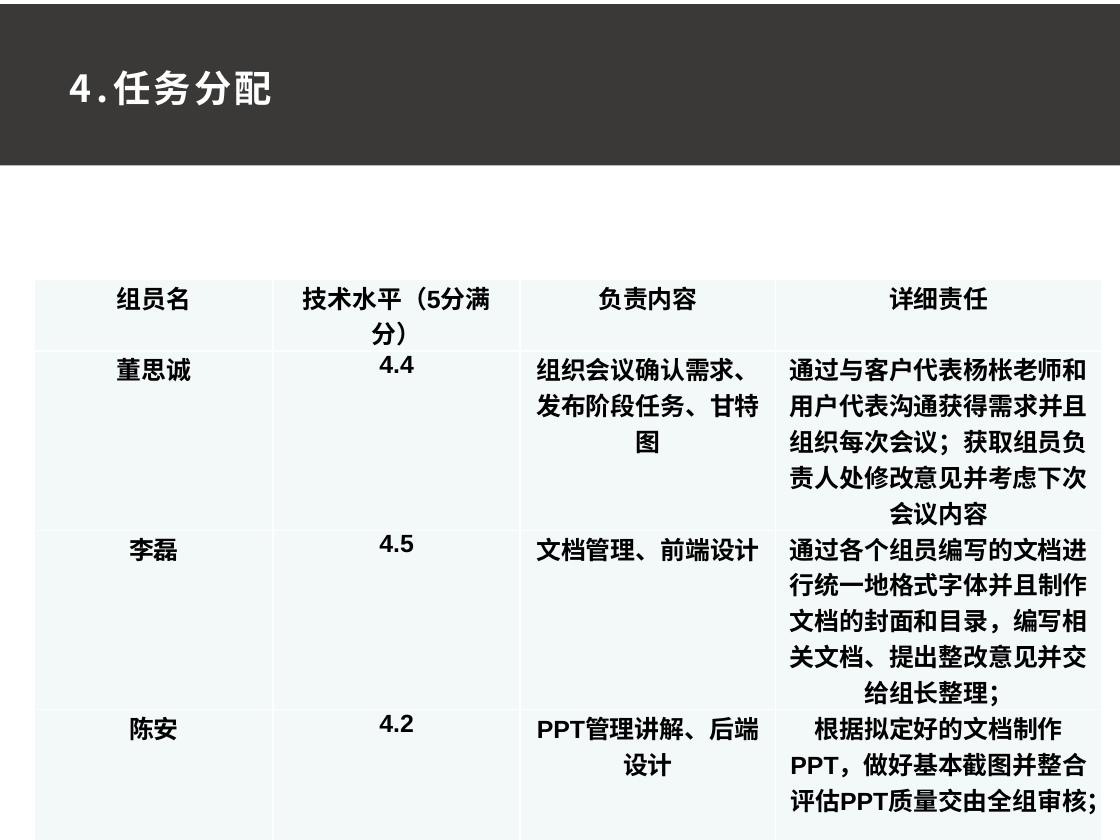
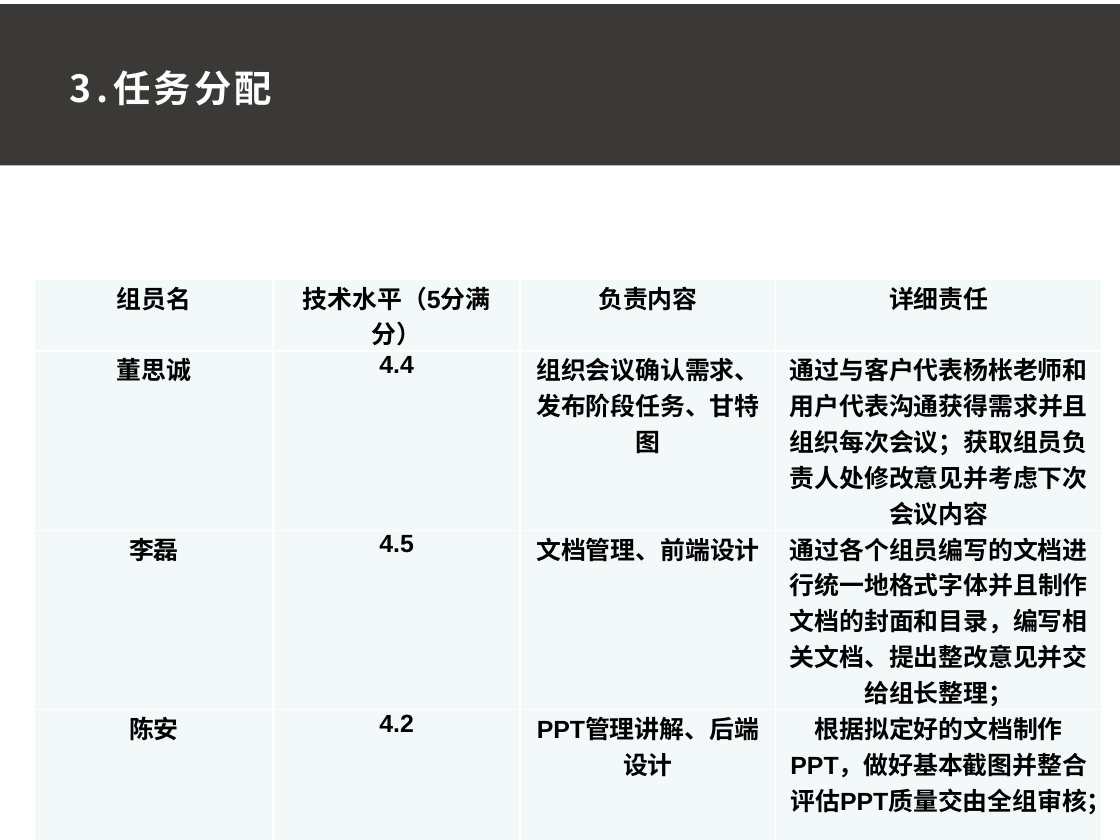
Before and after one commit to ConstanTWT/SE2020-G01, a slide deck: slide 10 of 项目计划书/G01小组项目计划PPT0.1.pptx (slide 13 before the commit). Drawn at 1120x840 pixels with LibreOffice and Linux fonts; fonts in the diff are those of the drawing. Boxes give left, top, right and bottom in pixels: in the first picture for what was removed or moved away, otherwise in the second. Text is boxed around its words. In the diff, an @@ line names an element or a change of style, - is before the commit and + after.

```diff
--- a/项目计划书/G01小组项目计划PPT0.1.pptx
+++ b/项目计划书/G01小组项目计划PPT0.1.pptx
@@ text at (70,70,272,106): text changed @@
-4.任务分配
+3.任务分配
```
Also in this commit, not shown: 5 other slides changed, 5 slides added, 4 slides removed, 2 other files.
